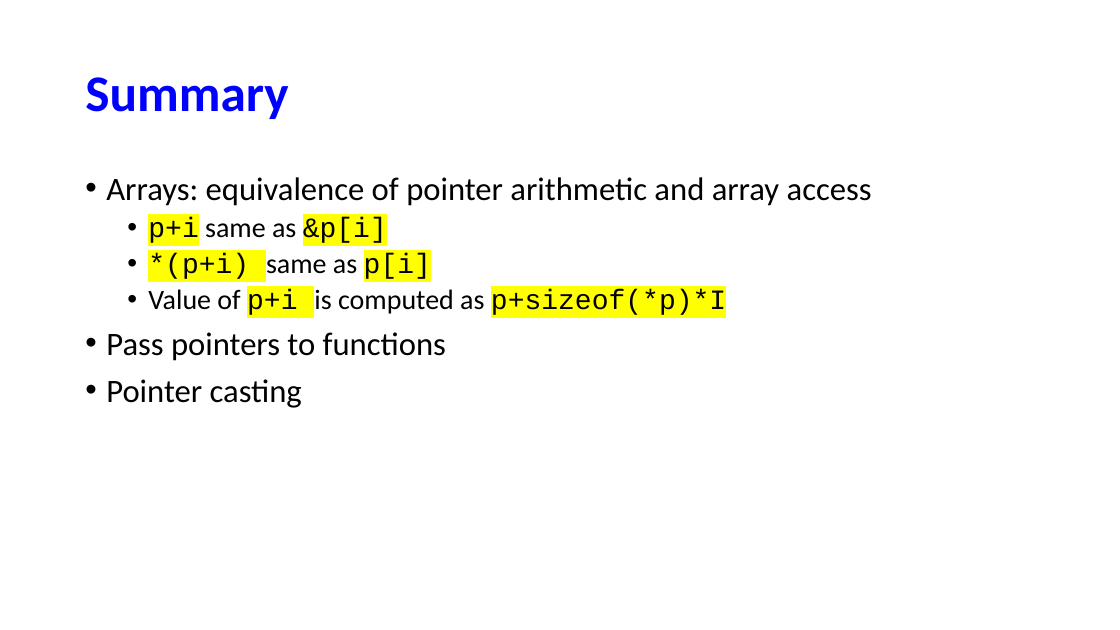
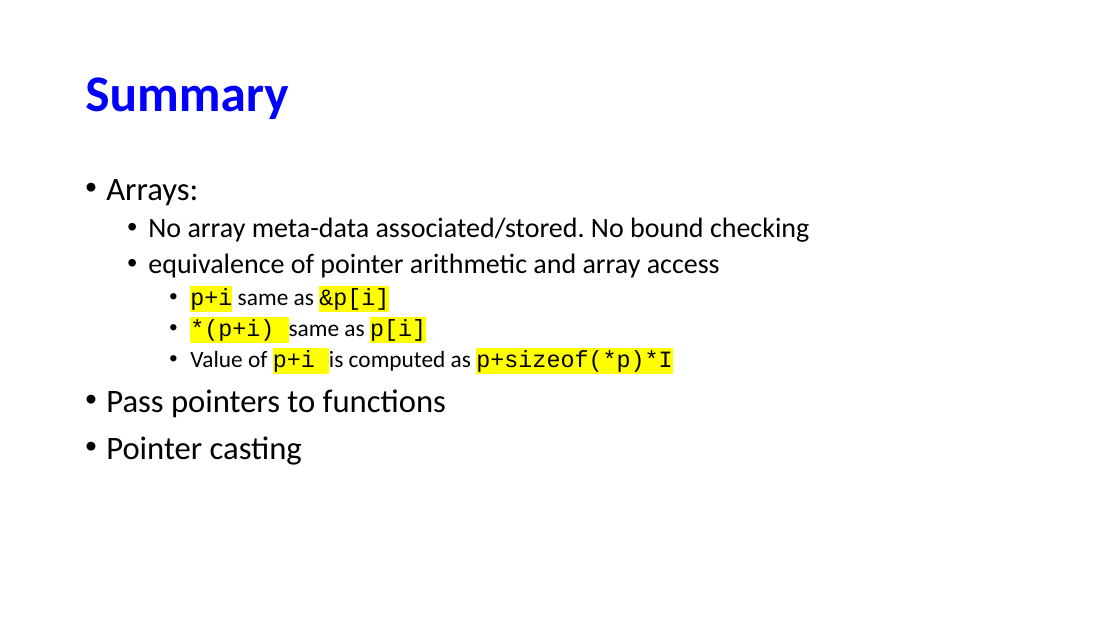
Before and after one commit to NYU-CSO/nyu-cso.github.io, a slide deck: slide 22 of notes/05-pointer_array_cont.pptx. Drawn at 1120x630 pixels with LibreOffice and Linux fonts; fonts in the diff are those of the drawing. Boxes give left, top, right and bottom in pixels: in the first picture for what was removed or moved away, otherwise in the second. Text is boxed around its words. In the diff, an @@ line names an element or a change of style, - is before the commit and + after.

```diff
--- a/notes/05-pointer_array_cont.pptx
+++ b/notes/05-pointer_array_cont.pptx
@@ text at (106, 179, 809, 278): text changed; size 28 to 24 pt @@
-• Arrays: equivalence of pointer arithmetic and array access
+• Arrays:
+  • No array meta-data associated/stored. No bound checking
+  • equivalence of pointer arithmetic and array access
@@ text at (190, 288, 672, 372): size 24 to 20 pt in "p+i same as &p[i]", "*(p+i) same as p[i]", "Value of p+i is computed as p+sizeof(*p)*I"; list level 2 to 3 in "p+i same as &p[i]"; list level 2 to 3 in "*(p+i) same as p[i]"; list level 2 to 3 in "Value of p+i is computed ..." @@
```
Also in this commit, not shown: 7 other slides changed, 2 other files.
